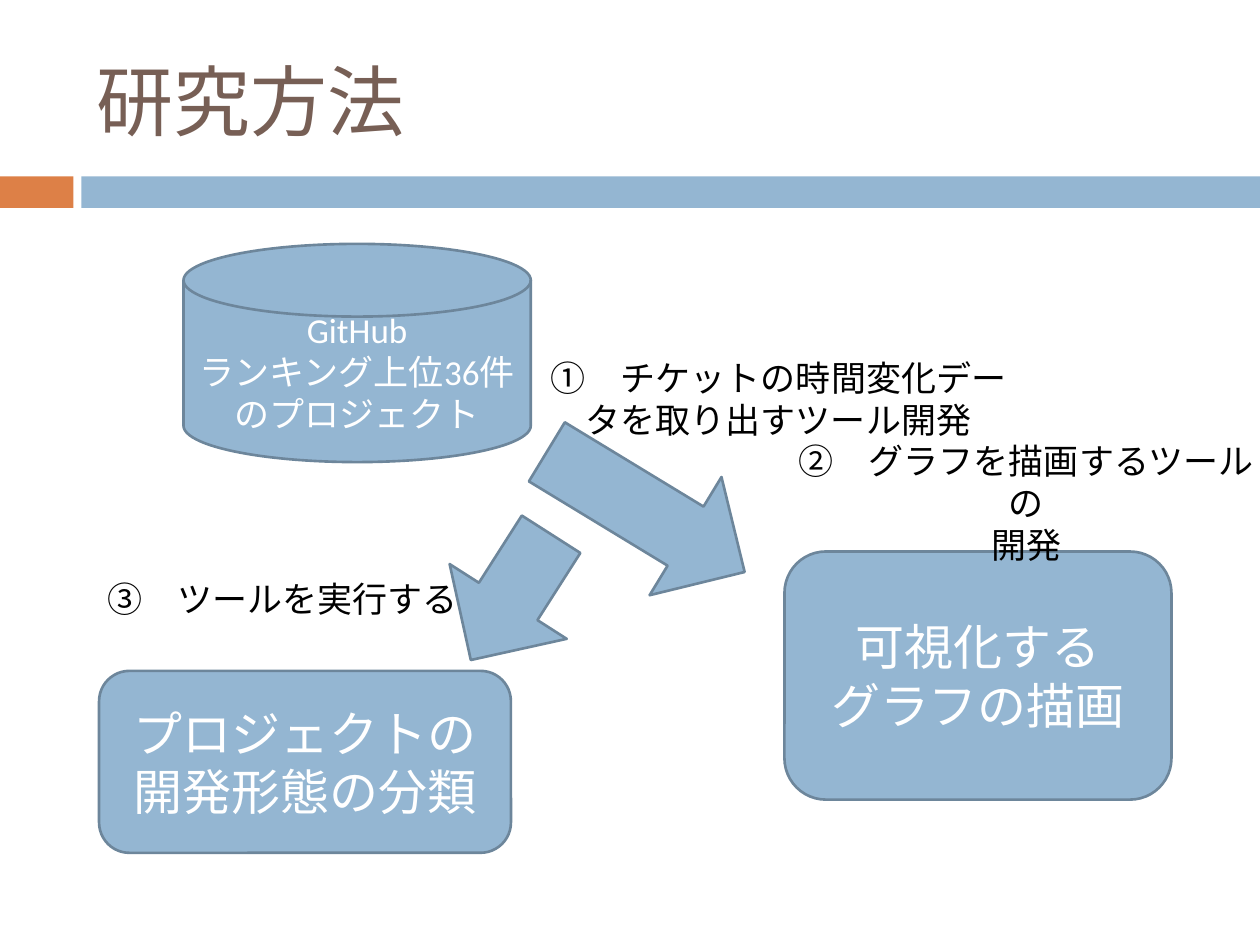
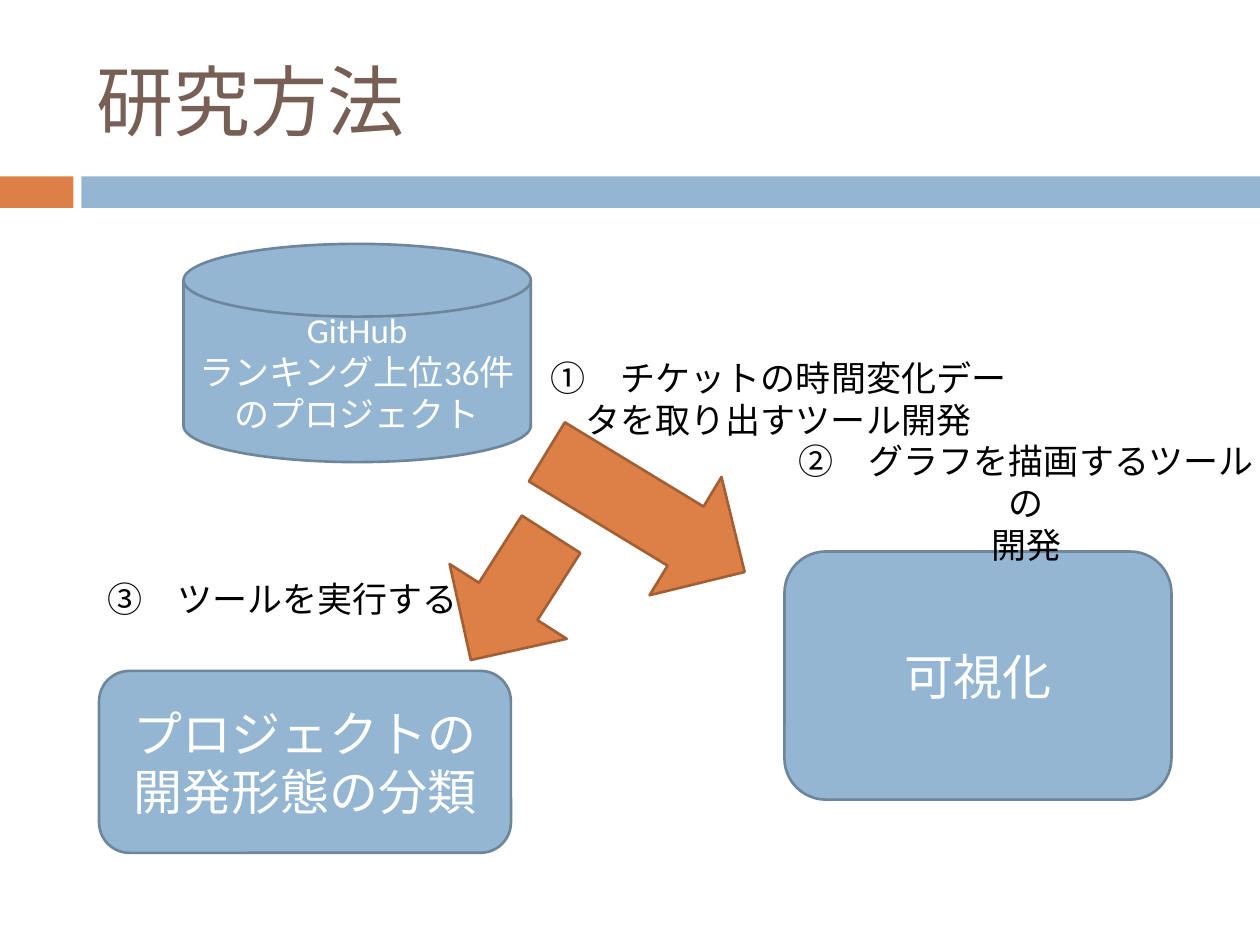
Before and after one commit to keimatsui/kadai, a slide deck: slide 9 of 卒業論文/2012/久保孝樹/最終発表/最終発表.pptx. Drawn at 1260x945 pixels with LibreOffice and Linux fonts; fonts in the diff are those of the drawing. Boxes give left, top, right and bottom in pixels: in the first picture for what was removed or moved away, otherwise in the second. Text is boxed around its words. In the diff, an @@ line names an element or a change of style, - is before the commit and + after.

```diff
--- a/卒業論文/2012/久保孝樹/最終発表/最終発表.pptx
+++ b/卒業論文/2012/久保孝樹/最終発表/最終発表.pptx
@@ up arrow at bbox=[511, 392, 781, 631]: fill #94B6D2 to #DD8047; outline #6D879B 1.5 pt to #A35F35 1.5 pt @@
@@ right arrow at bbox=[412, 497, 609, 697]: fill #94B6D2 to #DD8047; outline #6D879B 1.5 pt to #A35F35 1.5 pt @@
@@ text in rounded rectangle at bbox=[905, 654, 1052, 699]: text changed @@
-可視化する
-グラフの描画
+可視化
```
Also in this commit, not shown: 9 other slides changed.
